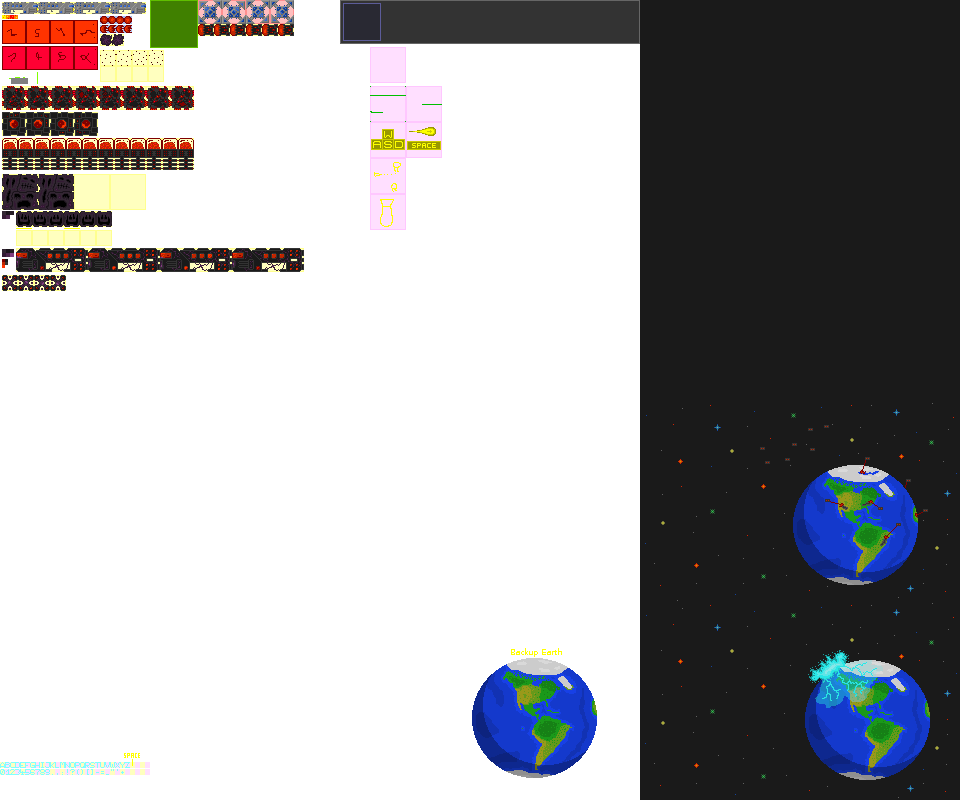
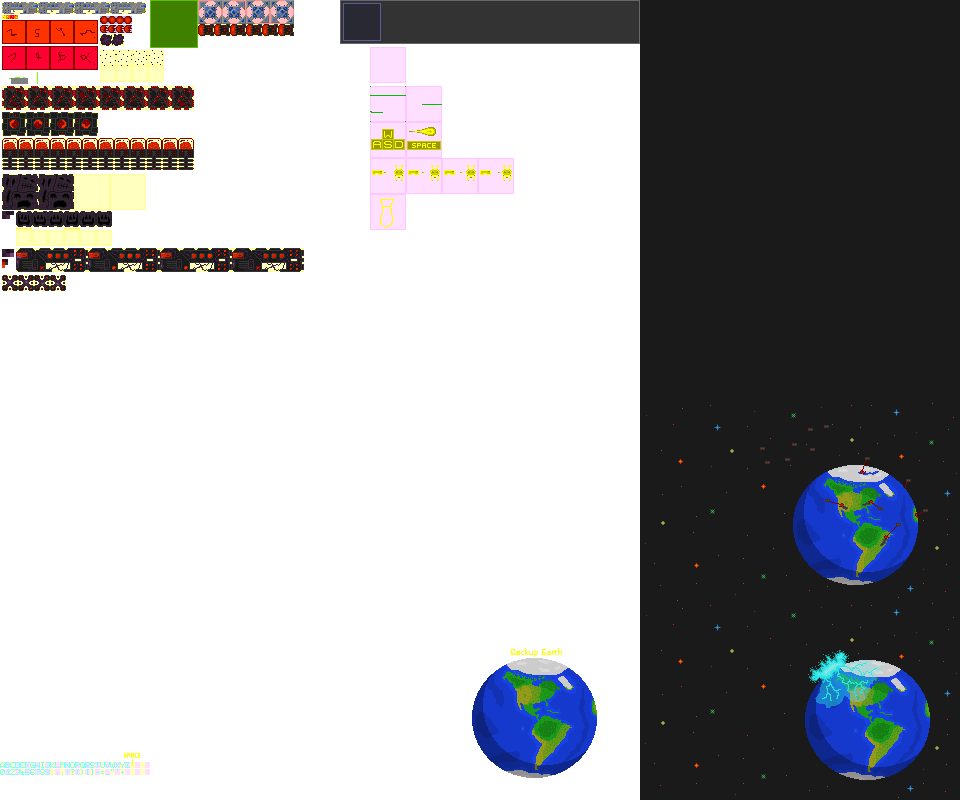
Layer changes from the first (960, 800) image to the second:
painted on "sprites" over [372, 162, 512, 192]
painted on "helpers" over [406, 158, 514, 194]
